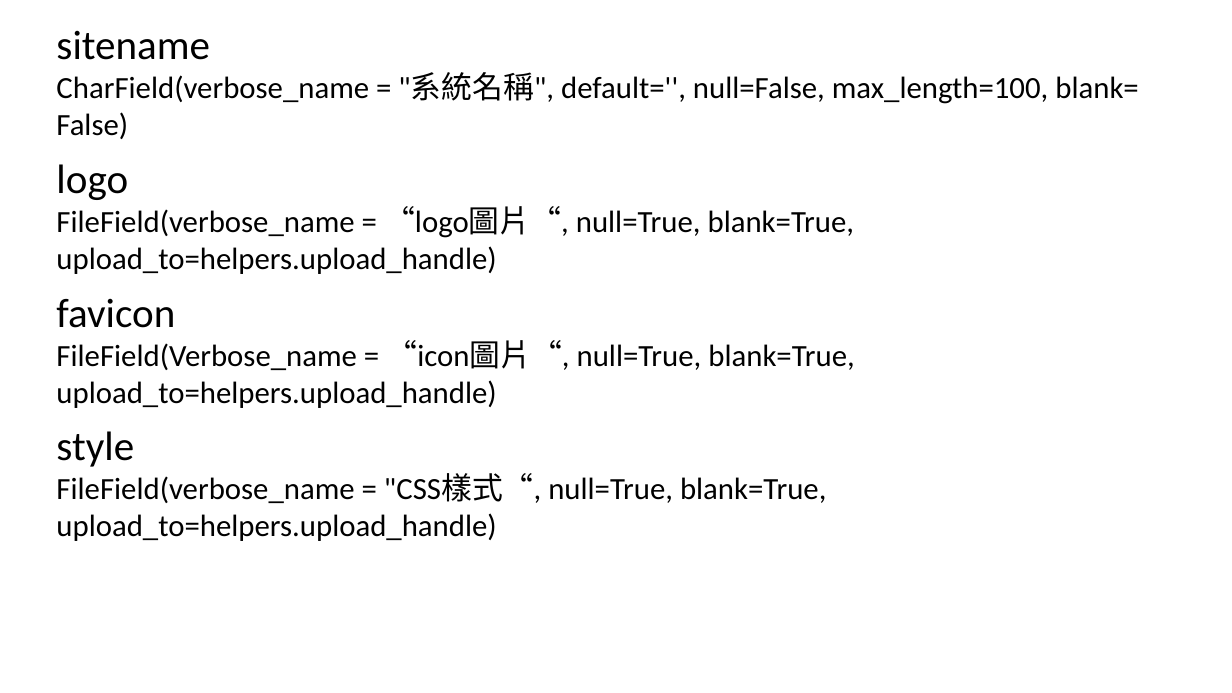
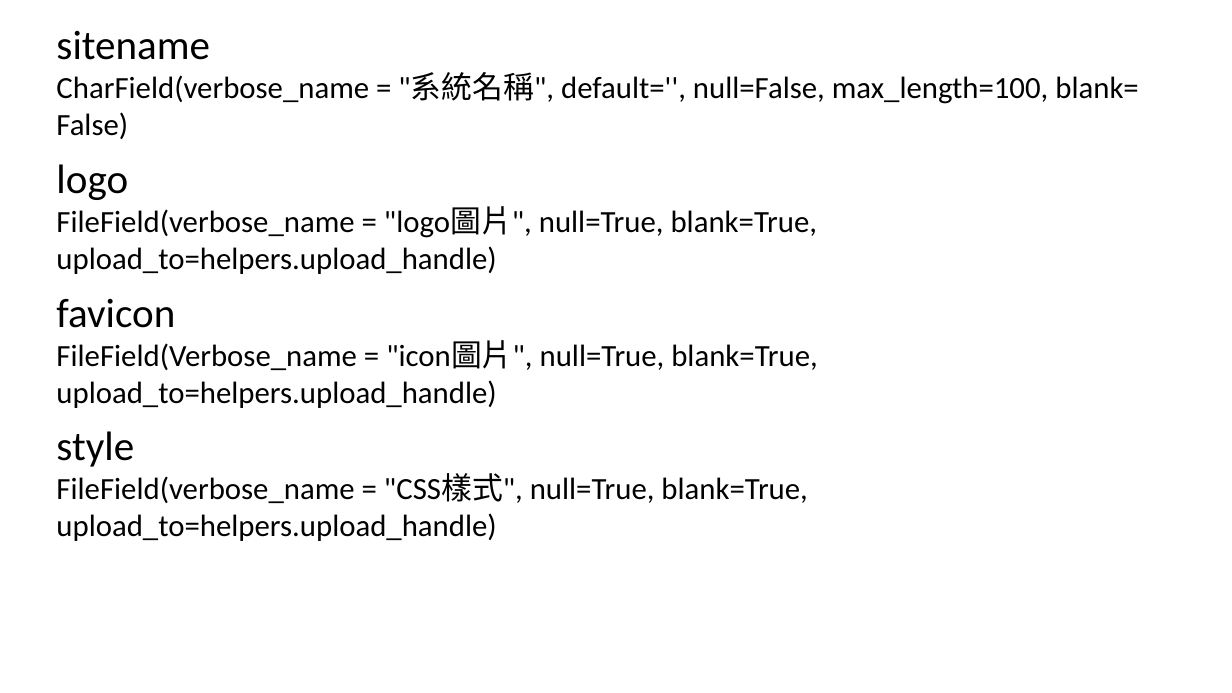
Before and after one commit to LouisLin511986/Django-eCommerce-tenant, a slide deck: slide 14 of model_set.pptx. Drawn at 1232x693 pixels with LibreOffice and Linux fonts; fonts in the diff are those of the drawing. Boxes give left, top, right and bottom in pixels: in the first picture for what was removed or moved away, otherwise in the second. Text is boxed around its words. In the diff, an @@ line names an element or a change of style, - is before the commit and + after.

```diff
--- a/model_set.pptx
+++ b/model_set.pptx
@@ text at [56,206,817,274]: text changed @@
-FileField(verbose_name = “logo圖片“, null=True, blank=True, upload_to=helpers.upload_handle)
+FileField(verbose_name = "logo圖片", null=True, blank=True, upload_to=helpers.upload_handle)
@@ text at [56,340,817,408]: text changed @@
-FileField(Verbose_name = “icon圖片“, null=True, blank=True, upload_to=helpers.upload_handle)
+FileField(Verbose_name = "icon圖片", null=True, blank=True, upload_to=helpers.upload_handle)
@@ text at [56,474,807,541]: text changed @@
-FileField(verbose_name = "CSS樣式“, null=True, blank=True, upload_to=helpers.upload_handle)
+FileField(verbose_name = "CSS樣式", null=True, blank=True, upload_to=helpers.upload_handle)
```
Also in this commit, not shown: 2 other slides changed, 7 slides added, 35 other files.
